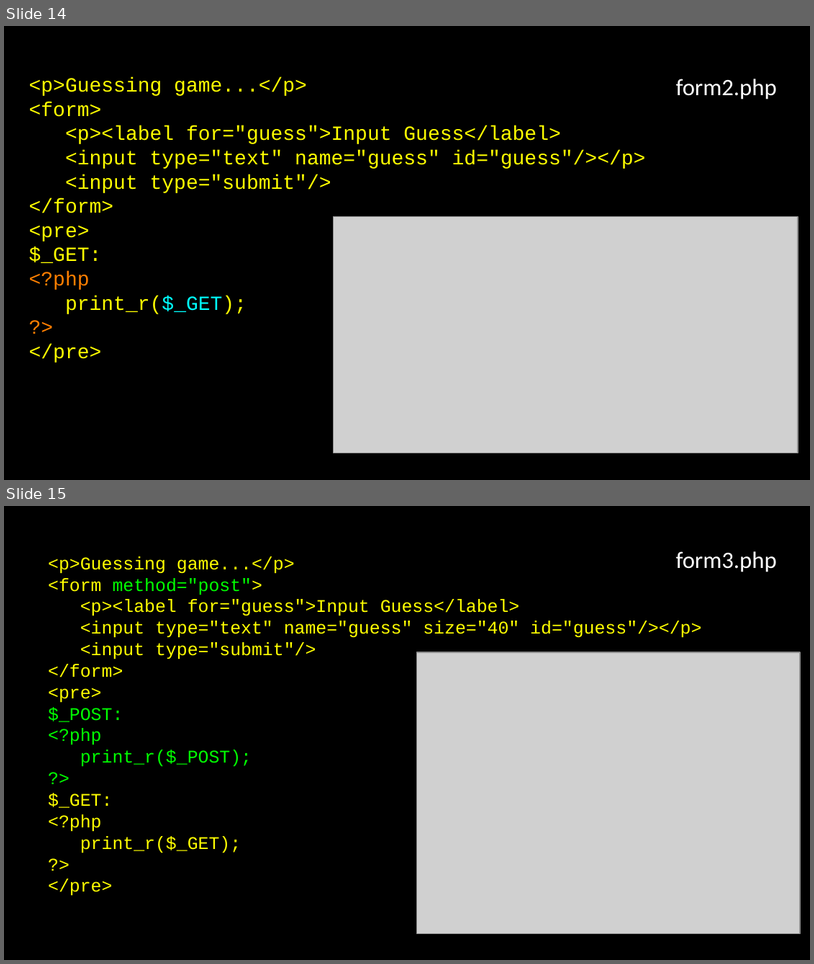
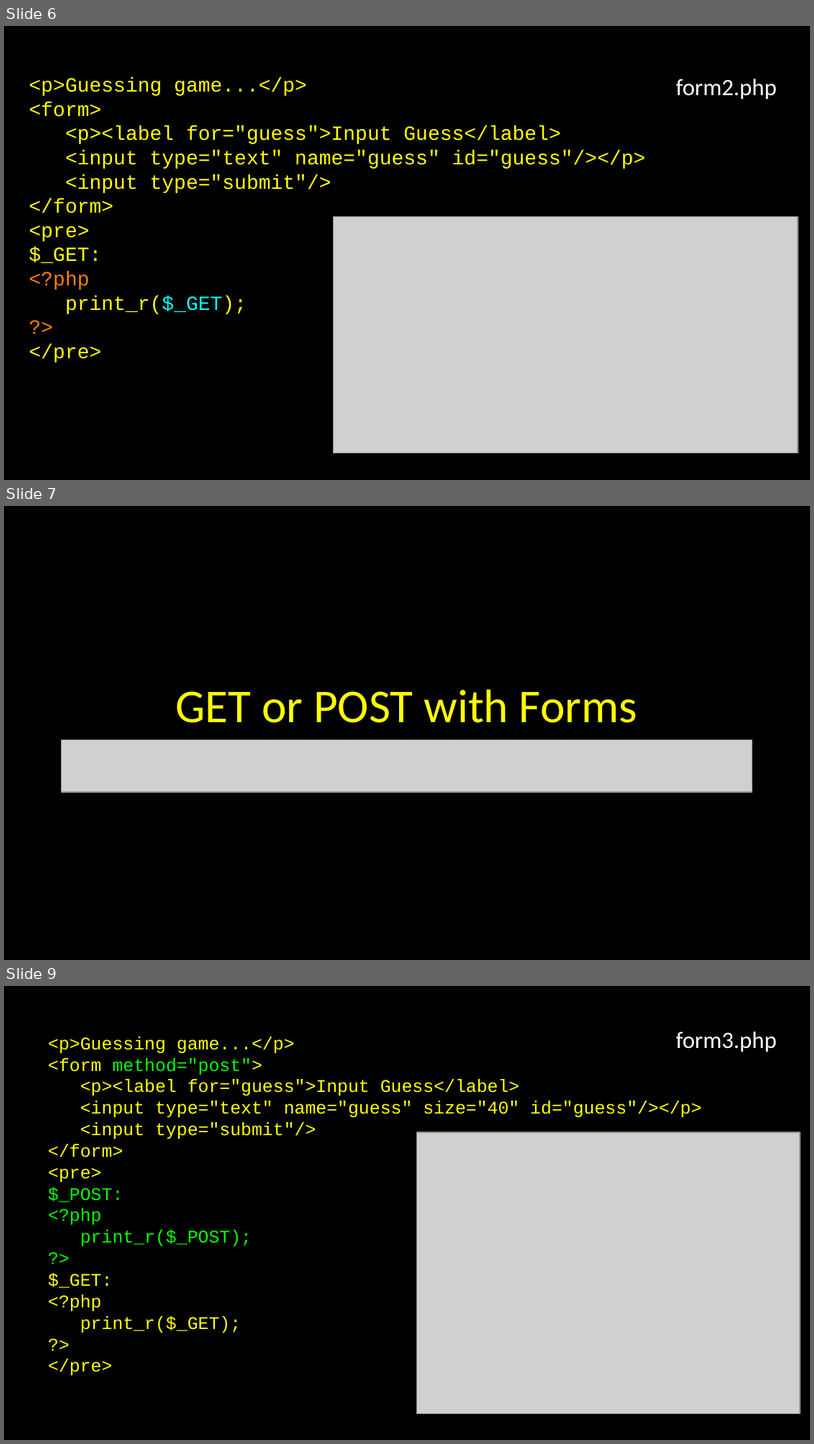
Before and after one commit to csev/wa4e, a slide deck: lectures/PHP-04-Forms.ppt. Shown one above the other, each under a label of ours: slides 14 and 15 before the commit, slides 6, 7 and 9 after it; the slides between them are not shown. The pictures are 814x964 and 814x1444 pixels, drawn with LibreOffice and Linux fonts; fonts in the diff are those of the drawing; grey boxes stand for pictures. Boxes give left, top, right and bottom in pixels: in the first picture for what was removed or moved away, otherwise in the second. Text is boxed around its words. In the diff, an @@ line names an element or a change of style, - is before the commit and + after.

```diff
--- a/lectures/PHP-04-Forms.ppt
+++ b/lectures/PHP-04-Forms.ppt
@@ slide 7 added at [4, 506, 810, 960], background #000000; not listed: 1 template element that a slide beside it also shows @@
@@ title added at [176, 689, 638, 723], 42 pt, text #FFFF00 @@
+GET or POST with Forms
@@ picture added at [62, 740, 752, 793] @@
@@ what was slide 14 is now slide 6 @@
@@ what was slide 15 is now slide 9 @@
```
Also in this commit, not shown: 18 slides changed, 3 other slides added, 4 slides removed, 3 other files.
